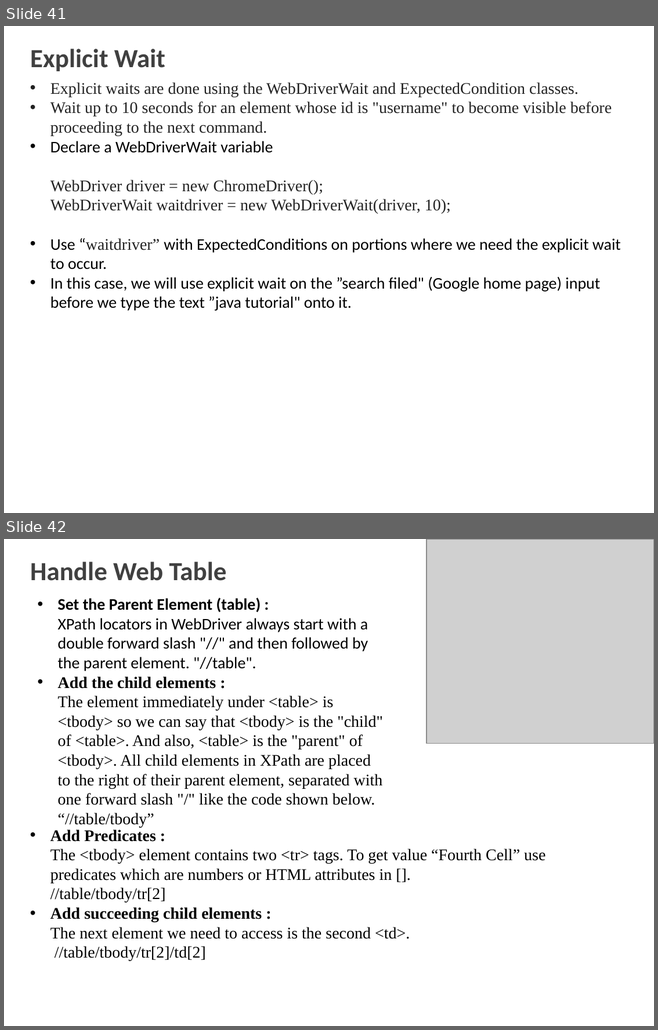
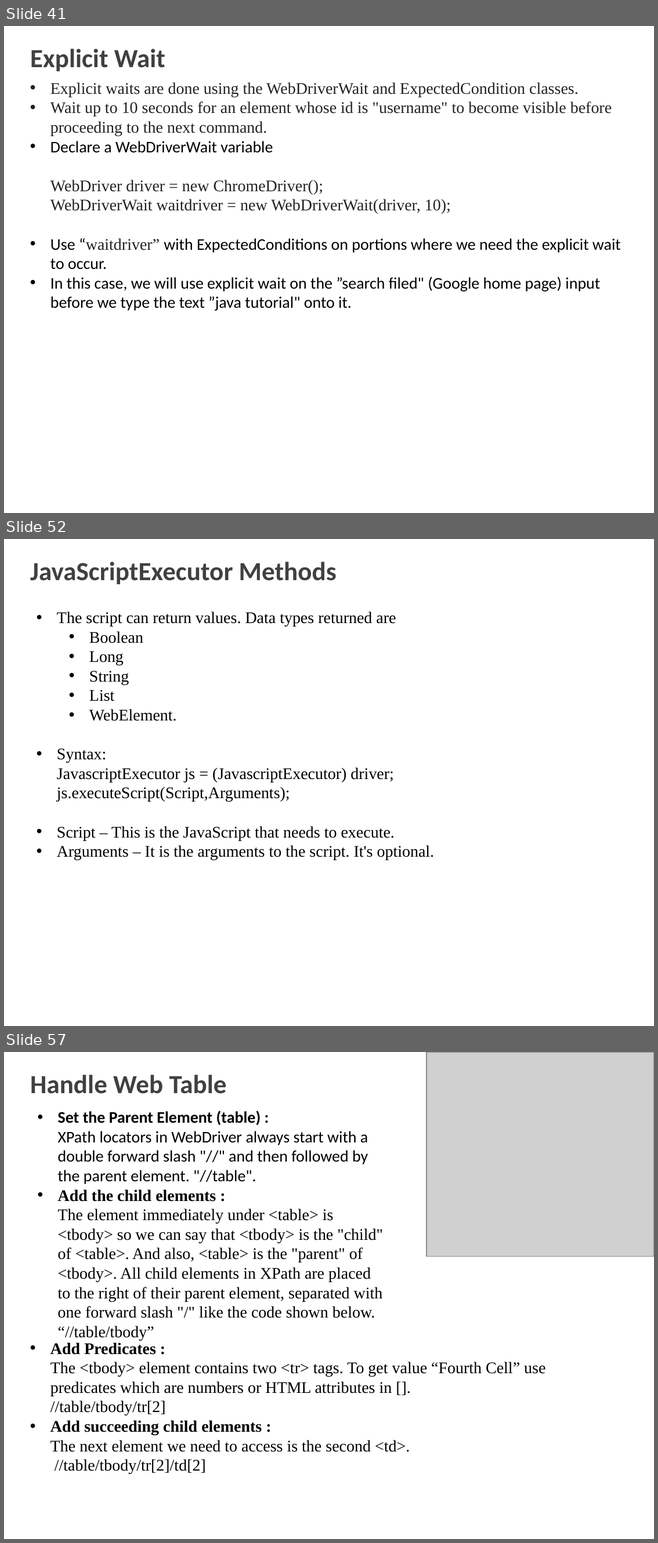
Before and after one commit to shalini06mittal/MphasisPhase5Batch1, a slide deck: 2_Selenium.pptx. Shown one above the other, each under a label of ours: slides 41 and 42 before the commit, slides 41, 52 and 57 after it; the slides between them are not shown. The pictures are 658x1030 and 658x1543 pixels, drawn with LibreOffice and Linux fonts; fonts in the diff are those of the drawing; grey boxes stand for pictures; background and template pictures are left out. Boxes give left, top, right and bottom in pixels: in the first picture for what was removed or moved away, otherwise in the second. Text is boxed around its words. In the diff, an @@ line names an element or a change of style, - is before the commit and + after.

```diff
--- a/2_Selenium.pptx
+++ b/2_Selenium.pptx
@@ slide 52 added at box(4, 539, 654, 1026), background picture (left out) @@
@@ title added at box(30, 562, 336, 584), 29 pt, text #404040, bold @@
+JavaScriptExecutor Methods
@@ text added at box(57, 611, 434, 860), 18 pt, text #000000 @@
+• The script can return values. Data types returned are
+  • Boolean
+  • Long
+  • String
+  • List
+  • WebElement.
+• Syntax:
+  JavascriptExecutor js = (JavascriptExecutor) driver; js.executeScript(Script,Arguments);
+• Script – This is the JavaScript that needs to execute.
+• Arguments – It is the arguments to the script. It's optional.
@@ what was slide 42 is now slide 57 @@
```
Also in this commit, not shown: 2 slides changed, 21 other slides added, 42 other files.
